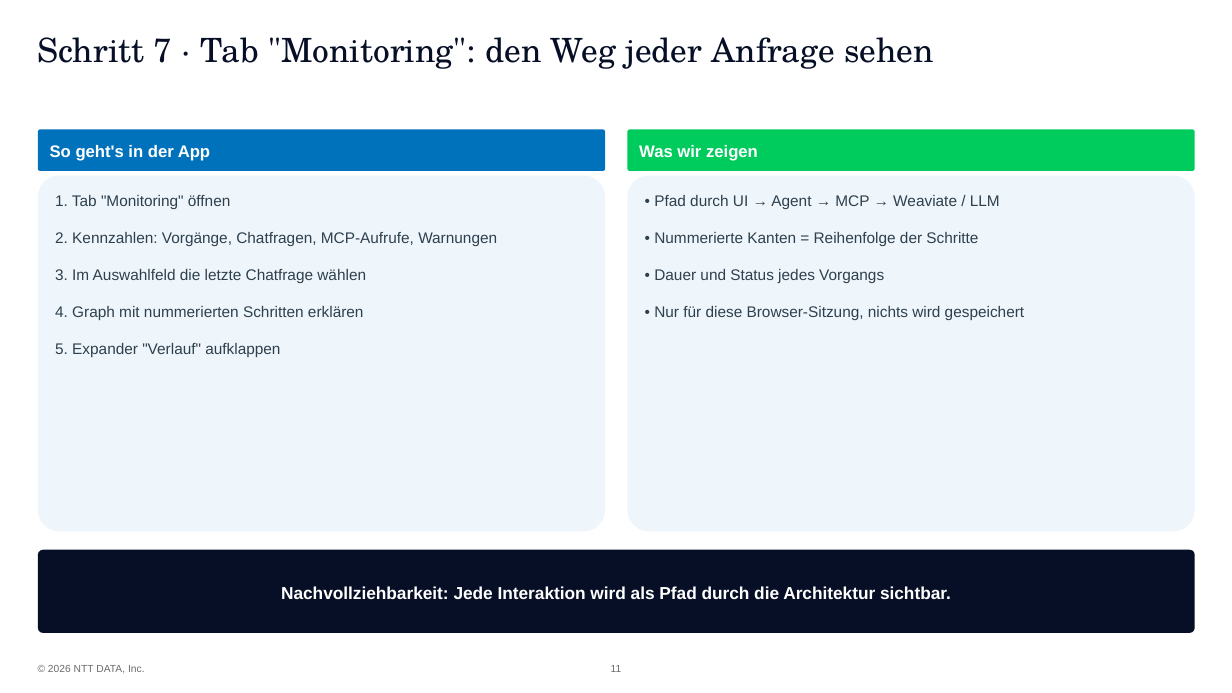
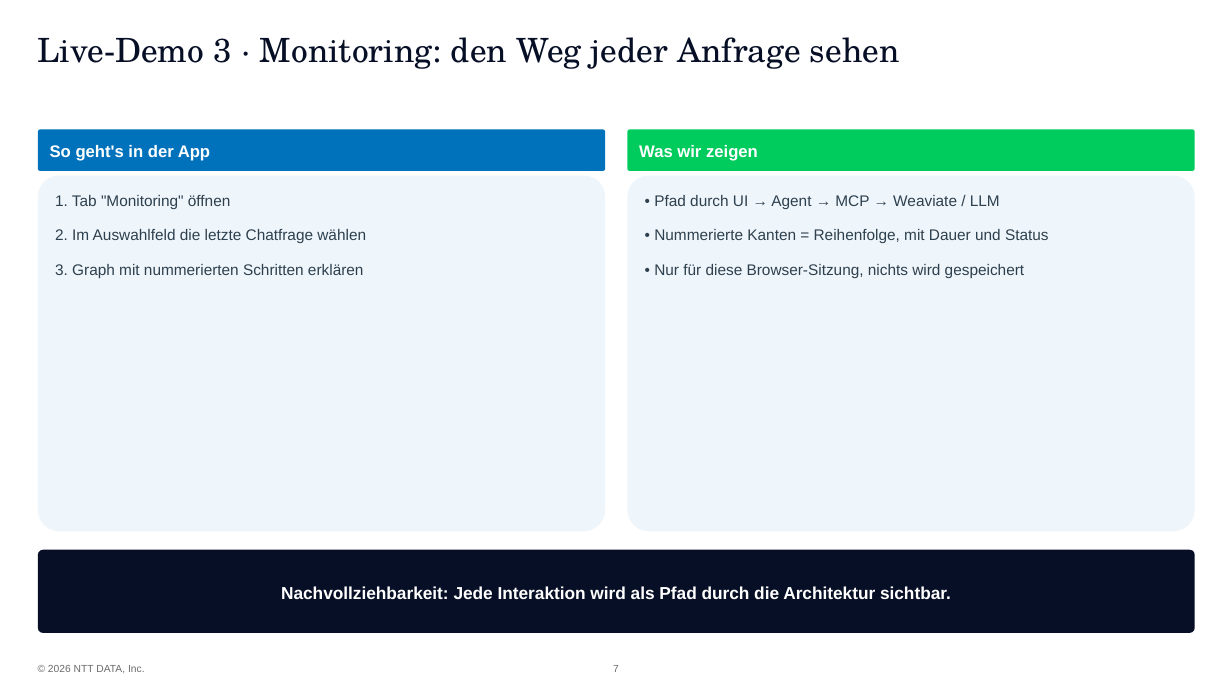
Before and after one commit to ValentinIliu1212/realBasket, a slide deck: slide 7 of hackathon/RealBasket_Hackathon_Demo_DE.pptx (slide 11 before the commit). Drawn at 1232x693 pixels with LibreOffice and Linux fonts; fonts in the diff are those of the drawing; background and template pictures are left out. Boxes give left, top, right and bottom in pixels: in the first picture for what was removed or moved away, otherwise in the second. Text is boxed around its words. In the diff, an @@ line names an element or a change of style, - is before the commit and + after.

```diff
--- a/hackathon/RealBasket_Hackathon_Demo_DE.pptx
+++ b/hackathon/RealBasket_Hackathon_Demo_DE.pptx
@@ title at (38,37,900,69): text changed @@
-Schritt 7 · Tab "Monitoring": den Weg jeder Anfrage sehen
+Live-Demo 3 · Monitoring: den Weg jeder Anfrage sehen
@@ text in rounded rectangle at (654,195,1024,278): less space between paragraphs @@
@@ text in rounded rectangle at (55,229,366,278): text changed @@
-2. Kennzahlen: Vorgänge, Chatfragen, MCP-Aufrufe, Warnungen
-3. Im Auswahlfeld die letzte Chatfrage wählen
-4. Graph mit nummerierten Schritten erklären
-5. Expander "Verlauf" aufklappen
+2. Im Auswahlfeld die letzte Chatfrage wählen
+3. Graph mit nummerierten Schritten erklären
@@ text in rounded rectangle at (654,229,1049,243): text changed @@
-• Nummerierte Kanten = Reihenfolge der Schritte
-• Dauer und Status jedes Vorgangs
+• Nummerierte Kanten = Reihenfolge, mit Dauer und Status
@@ page number at (613,665,619,672): text changed @@
-11
+7
```
Also in this commit, not shown: 4 other slides changed, 1 slide added, 5 slides removed, 3 other files.
